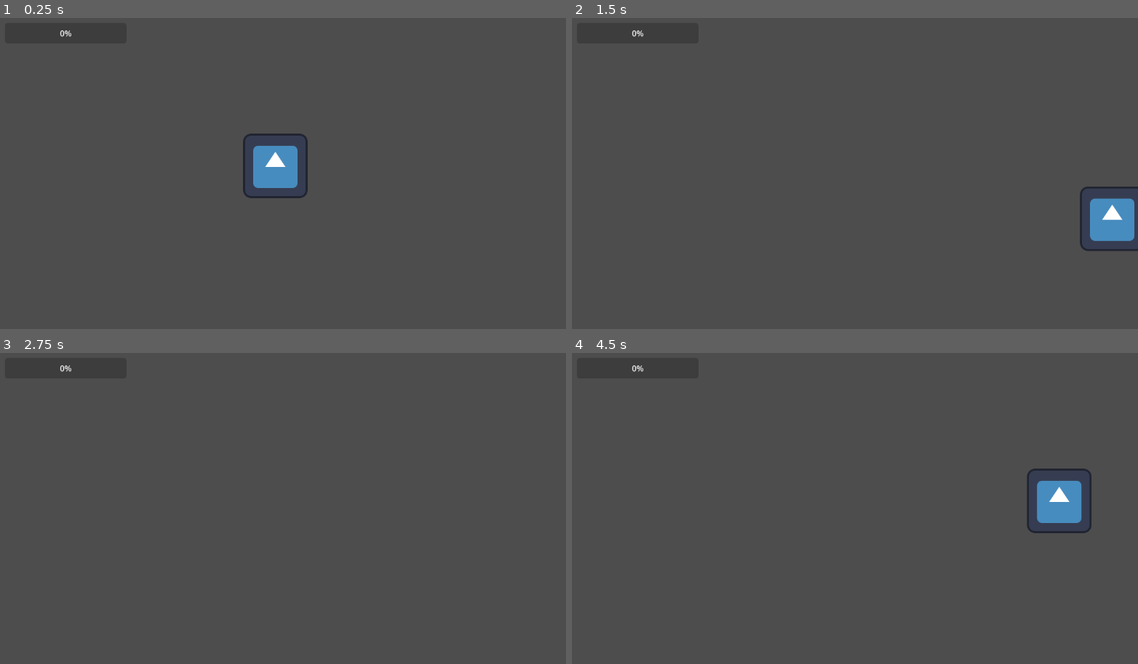
Above: before the commit, frames 1-4 (two rows, left to right).
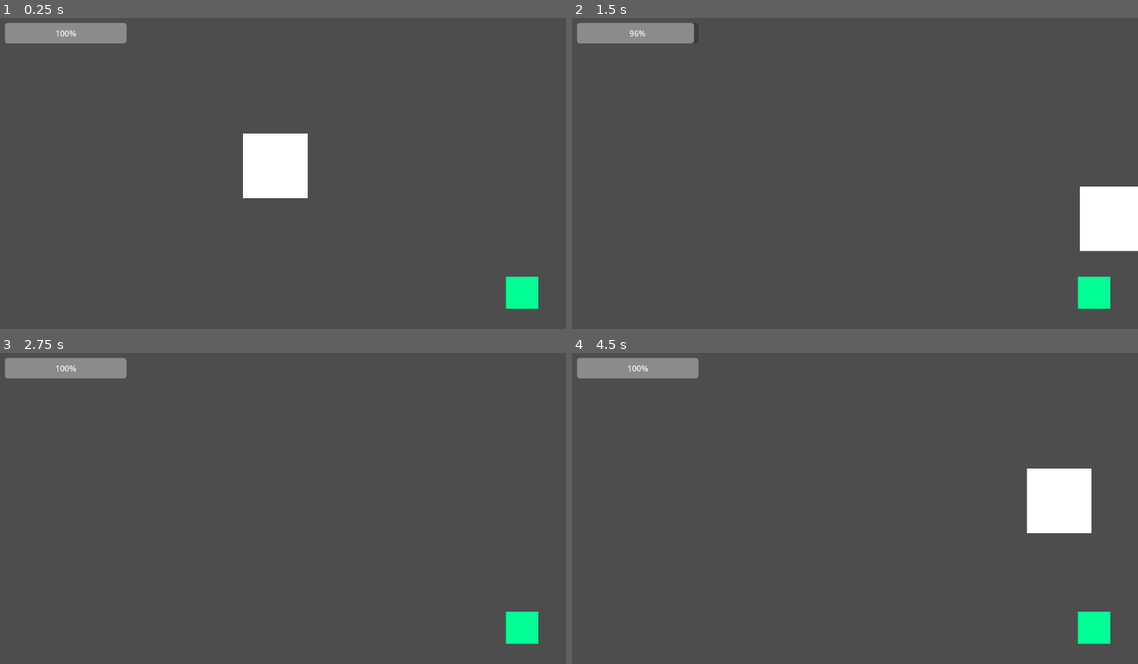
Above: after the commit, the same moments.

Repository: Justingo0/FYWTD_Repo
Game: Godot game, scene res://Scenes/test_world.tscn
The game is run twice, just before and just after one commit, with the same random seed, the same clock (stepped at 60 frames per second) and the same inputs. Before the commit the project has no main scene; this scene is started directly in both runs. The engine's default icon, where the game draws it, is replaced by a stand-in: a white triangle on a blue panel in a dark square.
Inputs:
- Up to frame 1 (0.25 s): no input
- Up to frame 2 (1.5 s): tap Enter at 0.5 s; hold D (MoveRight) 0.53-1.28 s; hold E (Interact, bound only after the commit) 0.53-1.28 s; tap ` (Test, bound only after the commit) at 0.8, 1.35 s; hold S (MoveDown) from 1.28 s (still down)
- Up to frame 3 (2.75 s): tap \ (Test2, bound only after the commit) at 1.55, 2.1 s; release S (MoveDown) at 2.03 s; hold D (MoveRight) from 2.03 s (still down); hold E (Interact, bound only after the commit) from 2.03 s (still down)
- Up to frame 4 (4.5 s): tap Space at 2.75 s; release D (MoveRight) at 2.78 s; release E (Interact, bound only after the commit) at 2.78 s; hold W (MoveUp) 2.78-3.53 s; tap E (Interact, bound only after the commit) at 2.85 s; tap ` (Test, bound only after the commit) at 3.05, 3.6 s; tap Enter at 3.5 s; hold A (MoveLeft) from 3.53 s (still down); tap \ (Test2, bound only after the commit) at 3.8, 4.35 s

The runs differ from the first frame. In frame 1, 4.3% of the frame differs, in the area x 0-96%, y 1-94%; in frame 2, 4.0%; in frame 3, 2.0%; in frame 4, 4.3%.

Commit message:
Inventory Start

Diff:
--- a/farm-your-way-to-death/Scenes/Objects/player_character.tscn
+++ b/farm-your-way-to-death/Scenes/Objects/player_character.tscn
@@ -1,6 +1,5 @@
-[gd_scene load_steps=4 format=3 uid="uid://c3lromuble58s"]
+[gd_scene load_steps=3 format=3 uid="uid://c3lromuble58s"]
 
-[ext_resource type="Texture2D" uid="uid://q5bix0tgt2cp" path="res://icon.svg" id="1_1oq26"]
 [ext_resource type="Script" path="res://Scenes/Objects/player_script.gd" id="1_r1f42"]
 
 [sub_resource type="RectangleShape2D" id="RectangleShape2D_fu27p"]
@@ -9,8 +8,16 @@
 [node name="PlayerCharacter" type="CharacterBody2D"]
 script = ExtResource("1_r1f42")
 
-[node name="Placeholder" type="Sprite2D" parent="."]
-texture = ExtResource("1_1oq26")
-
 [node name="BodyCollision" type="CollisionShape2D" parent="."]
 shape = SubResource("RectangleShape2D_fu27p")
+
+[node name="ItemPivot" type="Node2D" parent="."]
+
+[node name="ItemSlot" type="Node2D" parent="ItemPivot"]
+position = Vector2(130, 0)
+
+[node name="ColorRect" type="ColorRect" parent="."]
+offset_left = -64.0
+offset_top = -64.0
+offset_right = 64.0
+offset_bottom = 64.0
--- a/farm-your-way-to-death/Scenes/Objects/player_script.gd
+++ b/farm-your-way-to-death/Scenes/Objects/player_script.gd
@@ -1,19 +1,39 @@
 extends CharacterBody2D
+
+@onready var held_item_slot := $ItemPivot/ItemSlot
+@onready var held_pivot := $ItemPivot
 
 @export var speed:int = 70
 @export var acceleration:int = 60
 
+@export var max_health:int = 100
 @export var health:int = 100
+@export var max_hunger:int = 100
 @export var hunger:int = 100
+
+@export_subgroup("Inventory Variables")
+@export var inventory:Array
+@export var hovered_item = null
+
+func _input(event: InputEvent) -> void:
+	if event is InputEventKey:
+		if event.is_action("Test"):
+			health -= 1
+		if event.is_action("Test2"):
+			health += 1
+		if event.is_action_pressed("Interact"):
+			if hovered_item:
+				hovered_item.get_child(0).disabled = true
+				remove_child(hovered_item)
+				inventory.append(hovered_item)
 
 func _physics_process(delta: float) -> void:
 	var input_axis:Vector2 = Input.get_vector("MoveLeft", "MoveRight", "MoveUp", "MoveDown")
-
 	var target_accel = acceleration*100
 	var target_speed = speed*10
-
 	var target_velocity:Vector2 = input_axis * target_speed
-
 	velocity = Vector2(move_toward(velocity.x, target_velocity.x, target_accel * delta), move_toward(velocity.y, target_velocity.y, target_accel * delta))
 
+	health = clamp(health, 0, max_health)
+
 	move_and_slide()
--- a/farm-your-way-to-death/Scenes/test_world.tscn
+++ b/farm-your-way-to-death/Scenes/test_world.tscn
@@ -1,14 +1,20 @@
-[gd_scene load_steps=3 format=3 uid="uid://qnrkqc5ncf17"]
+[gd_scene load_steps=4 format=3 uid="uid://qnrkqc5ncf17"]
 
 [ext_resource type="PackedScene" uid="uid://c3lromuble58s" path="res://Scenes/Objects/player_character.tscn" id="1_2cok2"]
 [ext_resource type="PackedScene" uid="uid://71wgoktk7l1b" path="res://Scenes/user_interface.tscn" id="2_h2yf4"]
+[ext_resource type="PackedScene" uid="uid://bi7eahu2v8cum" path="res://godot.tscn" id="3_pydpw"]
 
 [node name="TestWorld" type="Node2D"]
 
 [node name="PlayerCharacter" parent="." instance=ExtResource("1_2cok2")]
+unique_name_in_owner = true
+z_index = 2
 
 [node name="MainCamera" type="Camera2D" parent="."]
 
 [node name="CanvasLayer" type="CanvasLayer" parent="."]
 
 [node name="MainUI" parent="CanvasLayer" instance=ExtResource("2_h2yf4")]
+
+[node name="Godot" parent="." instance=ExtResource("3_pydpw")]
+position = Vector2(489, 252)
--- a/farm-your-way-to-death/Scenes/user_interface.gd
+++ b/farm-your-way-to-death/Scenes/user_interface.gd
@@ -1,6 +1,7 @@
 extends Control
 
-@onready var healthBar = $ProgressBar
+@onready var player_char = %PlayerCharacter
+@onready var healthBar := $ProgressBar
 
 # Called when the node enters the scene tree for the first time.
 func _ready() -> void:
@@ -9,4 +10,5 @@
 
 # Called every frame. 'delta' is the elapsed time since the previous frame.
 func _process(delta: float) -> void:
-	pass
+	healthBar.max_value = player_char.max_health
+	healthBar.value = player_char.health
--- /dev/null
+++ b/farm-your-way-to-death/godot.tscn
@@ -0,0 +1,23 @@
+[gd_scene load_steps=3 format=3 uid="uid://bi7eahu2v8cum"]
+
+[ext_resource type="Script" path="res://item_funcs.gd" id="1_sximh"]
+
+[sub_resource type="CircleShape2D" id="CircleShape2D_i3c12"]
+radius = 400.0
+
+[node name="Godot" type="Area2D"]
+scale = Vector2(0.5, 0.5)
+script = ExtResource("1_sximh")
+
+[node name="BodyCollision" type="CollisionShape2D" parent="."]
+shape = SubResource("CircleShape2D_i3c12")
+
+[node name="ColorRect" type="ColorRect" parent="."]
+offset_left = -64.0
+offset_top = -64.0
+offset_right = 64.0
+offset_bottom = 64.0
+color = Color(0, 1, 0.588235, 1)
+
+[connection signal="body_entered" from="." to="." method="_on_body_entered"]
+[connection signal="body_exited" from="." to="." method="_on_body_exited"]
--- /dev/null
+++ b/farm-your-way-to-death/item_funcs.gd
@@ -0,0 +1,20 @@
+extends Area2D
+
+
+
+func _ready() -> void:
+	pass # Replace with function body.
+
+
+# Called every frame. 'delta' is the elapsed time since the previous frame.
+func _process(delta: float) -> void:
+	pass
+
+func _on_body_entered(body: Node2D) -> void:
+	if body.get_class() == "CharacterBody2D":
+		body.hovered_item = self
+
+func _on_body_exited(body: Node2D) -> void:
+	if body.get_class() == "CharacterBody2D":
+		if body.hovered_item == self:
+			body.hovered_item = null
--- a/farm-your-way-to-death/project.godot
+++ b/farm-your-way-to-death/project.godot
@@ -11,6 +11,7 @@
 [application]
 
 config/name="Farm Your Way To Death"
+run/main_scene="res://Scenes/test_world.tscn"
 config/features=PackedStringArray("4.3", "Mobile")
 config/icon="res://icon.svg"
 
@@ -36,6 +37,21 @@
 "events": [Object(InputEventKey,"resource_local_to_scene":false,"resource_name":"","device":-1,"window_id":0,"alt_press …(192 unchanged characters)…
 ]
 }
+Interact={
+"deadzone": 0.5,
+"events": [Object(InputEventKey,"resource_local_to_scene":false,"resource_name":"","device":-1,"window_id":0,"alt_pressed":false,"shift_pressed":false,"ctrl_pressed":false,"meta_pressed":false,"pressed":false,"keycode":0,"physical_keycode":69,"key_label":0,"unicode":101,"location":0,"echo":false,"script":null)
+]
+}
+Test={
+"deadzone": 0.5,
+"events": [Object(InputEventKey,"resource_local_to_scene":false,"resource_name":"","device":-1,"window_id":0,"alt_pressed":false,"shift_pressed":false,"ctrl_pressed":false,"meta_pressed":false,"pressed":false,"keycode":0,"physical_keycode":96,"key_label":0,"unicode":96,"location":0,"echo":false,"script":null)
+]
+}
+Test2={
+"deadzone": 0.5,
+"events": [Object(InputEventKey,"resource_local_to_scene":false,"resource_name":"","device":-1,"window_id":0,"alt_pressed":false,"shift_pressed":false,"ctrl_pressed":false,"meta_pressed":false,"pressed":false,"keycode":0,"physical_keycode":92,"key_label":0,"unicode":92,"location":0,"echo":false,"script":null)
+]
+}
 
 [rendering]
 
